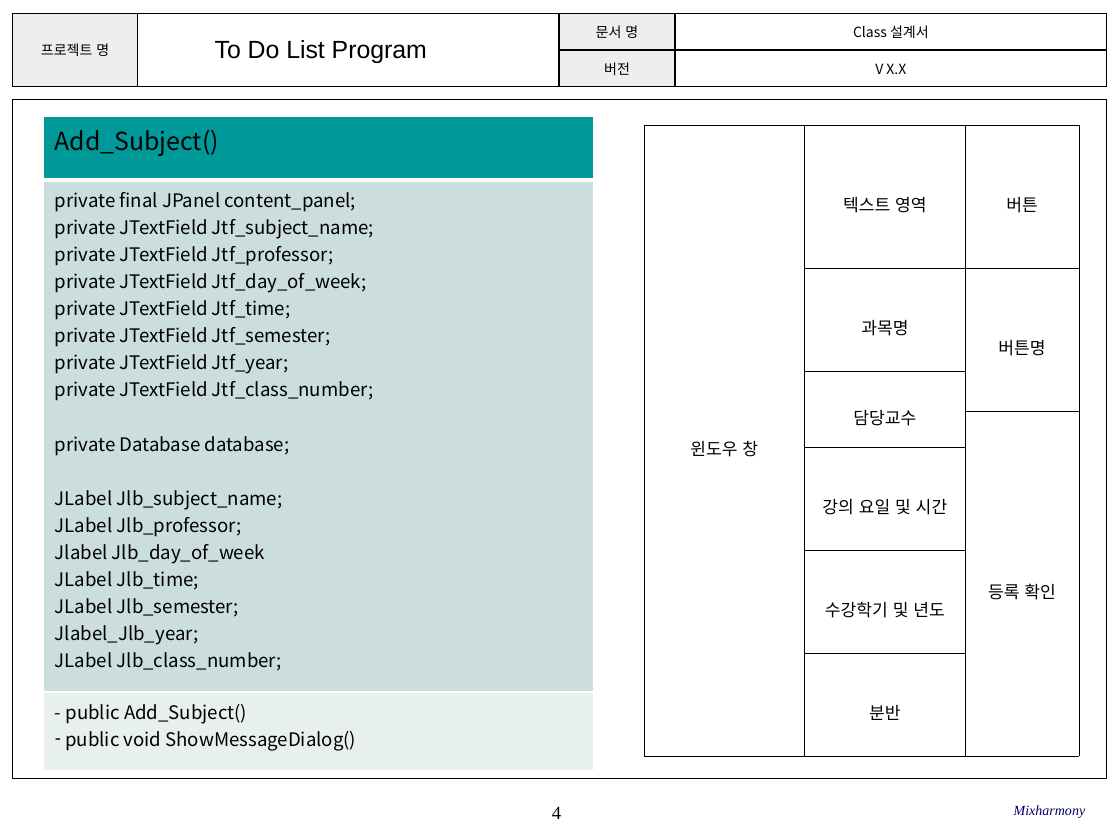
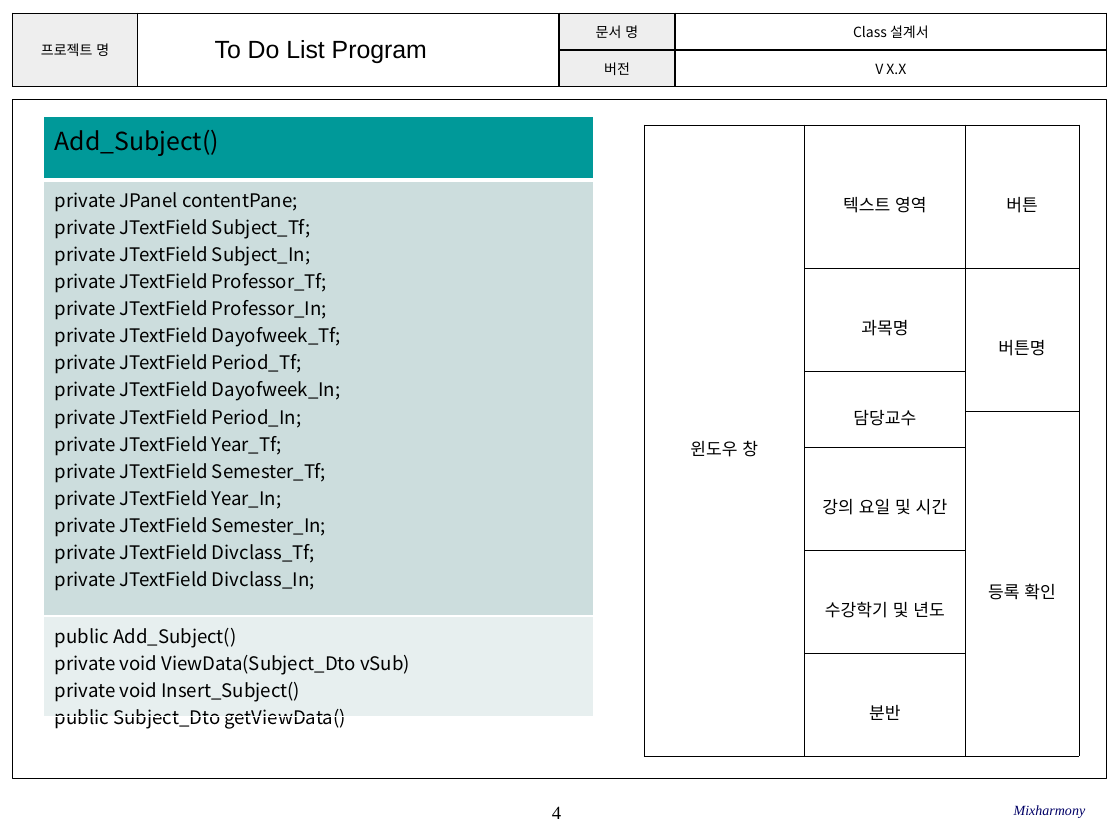
Before and after one commit to SE-admin/SE2017_2_mixharmony, a slide deck: slide 4 of doc/3_ 설계서/Class Design.pptx. Drawn at 1120x840 pixels with LibreOffice and Linux fonts; fonts in the diff are those of the drawing; background and template pictures are left out. Boxes give left, top, right and bottom in pixels: in the first picture for what was removed or moved away, otherwise in the second. Text is boxed around its words. In the diff, an @@ line names an element or a change of style, - is before the commit and + after.

Commit message:
#862 Class Design.pptx (Subject에 대한 클래스 추가 및 내용 수정)

```diff
--- a/doc/3_ 설계서/Class Design.pptx
+++ b/doc/3_ 설계서/Class Design.pptx
@@ table at box(44, 116, 594, 733) @@
-row 2, column 1: private final JPanel content_panel; / private JTextField Jtf_subject_name; / private JTextField Jtf_professor; / private JTextField Jtf_day_of_week; / private JTextField Jtf_time; / private JTextField Jtf_semester; / private JTextField Jtf_year; / private JTextField Jtf_class_number; / private Database database; / JLabel Jlb_subject_name; / JLabel Jlb_professor; / Jlabel Jlb_day_of_week / JLabel Jlb_time; / JLabel Jlb_semester; / Jlabel_Jlb_year; / JLabel Jlb_class_number; / JButton button_enroll;
+row 2, column 1: private JPanel contentPane; / private JTextField Subject_Tf; / private JTextField Subject_In; / private JTextField Professor_Tf; / private JTextField Professor_In; / private JTextField Dayofweek_Tf; / private JTextField Period_Tf; / private JTextField Dayofweek_In; / private JTextField Period_In; / private JTextField Year_Tf; / private JTextField Semester_Tf; / private JTextField Year_In; / private JTextField Semester_In; / private JTextField Divclass_Tf; / private JTextField Divclass_In;
-row 3, column 1: - public Add_Subject() / public void ShowMessageDialog()
+row 3, column 1: public Add_Subject() / private void ViewData(Subject_Dto vSub) / private void Insert_Subject() / public Subject_Dto getViewData()
```
Also in this commit, not shown: 7 other slides changed, 3 slides added.
